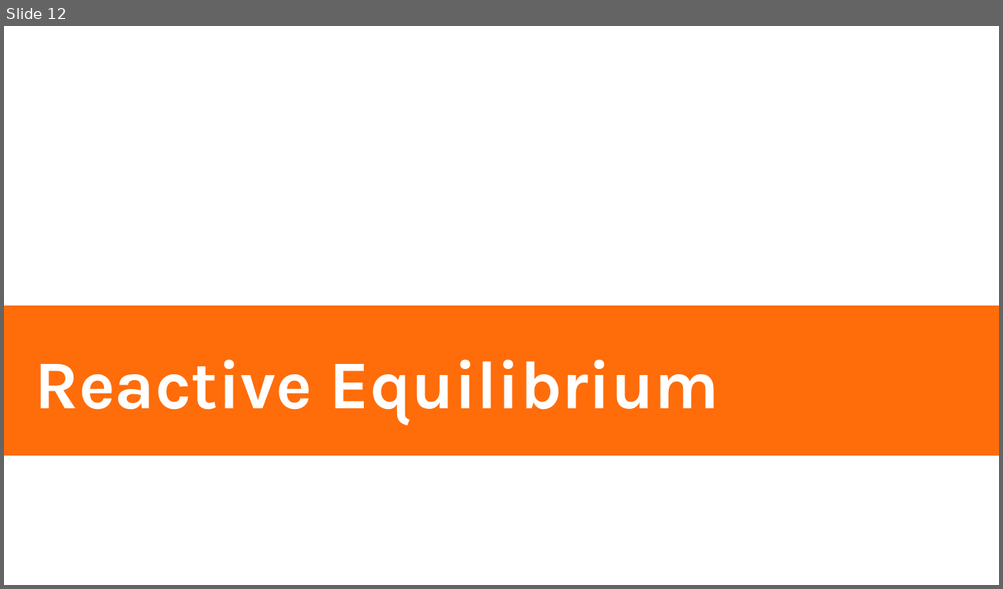
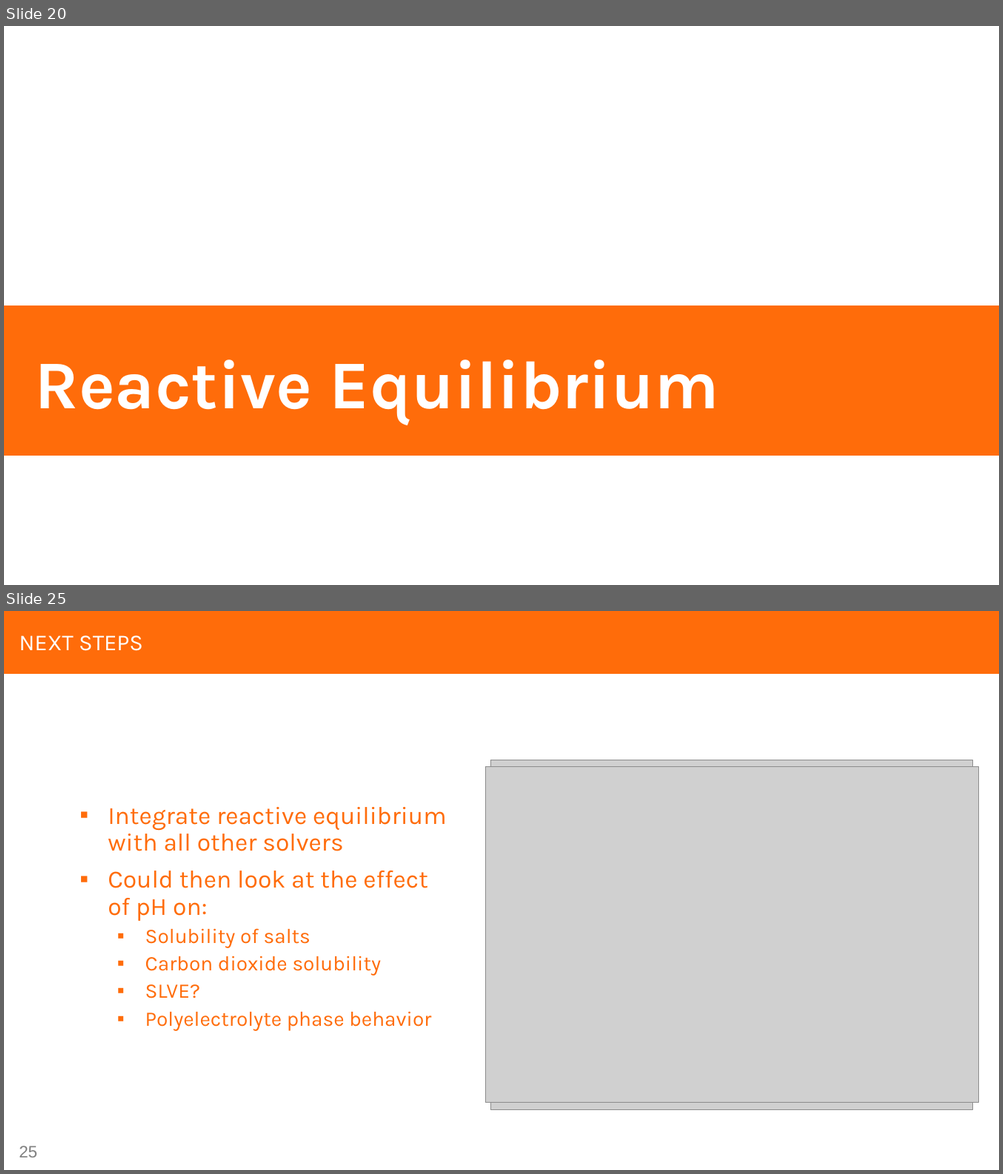
Before and after one commit to zgw-group/polymer_physics_lectures, a slide deck: clapeyron/Clapeyron_tutorial.pptx. Shown one above the other, each under a label of ours: slide 12 before the commit, slides 20 and 25 after it; the slides between them are not shown. The pictures are 1003x589 and 1003x1174 pixels, drawn with LibreOffice and Linux fonts; fonts in the diff are those of the drawing; grey boxes stand for pictures. Boxes give left, top, right and bottom in pixels: in the first picture for what was removed or moved away, otherwise in the second. Text is boxed around its words. In the diff, an @@ line names an element or a change of style, - is before the commit and + after.

```diff
--- a/clapeyron/Clapeyron_tutorial.pptx
+++ b/clapeyron/Clapeyron_tutorial.pptx
@@ slide 25 added at (4,611,999,1170), background #FFFFFF @@
@@ rectangle added at (4,611,999,674), fill #FF6C0A @@
@@ title added at (19,635,143,651), 22 pt, text #FFFFFF @@
+NEXT STEPS
@@ picture added at (491,760,973,1111) @@
@@ picture added at (485,767,979,1102) @@
@@ text added at (108,807,446,1031), 24 pt, text #FF6C0A @@
+▪ Integrate reactive equilibrium with all other solvers
+▪ Could then look at the effect of pH on:
+  ▪ Solubility of salts
+  ▪ Carbon dioxide solubility
+  ▪ SLVE?
+  ▪ Polyelectrolyte phase behavior
@@ page number added at (19,1146,37,1158), 16 pt, text #808080 @@
+25
@@ what was slide 12 is now slide 20 @@
```
Also in this commit, not shown: 3 slides changed, 15 other slides added, 3 slides removed.
